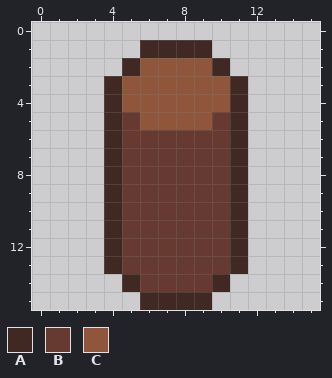
One commit to this pixel-art sprite: public/sprites/exhibit.png. Above is the file before it was changed.
The file is 16x16 pixels.
Palette (. is transparent): A #402823  B #663931  C #8f563b
Pixels before, first column x 4:
 1 ..AAAA..
 2 .ACCCCA.
 3 ACCCCCCA
 4 ACCCCCCA
 5 ABCCCCBA
 6 ABBBBBBA
 7 ABBBBBBA
 8 ABBBBBBA
 9 ABBBBBBA
10 ABBBBBBA
11 ABBBBBBA
12 ABBBBBBA
13 ABBBBBBA
14 .ABBBBA.
15 ..AAAA..
New version:
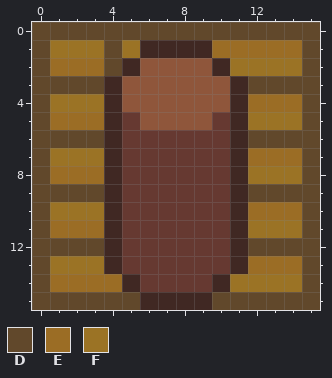
Colours new in this view: D #61482b  E #9b6d25  F #9b7325
Diff:
y 0: x 0..15 ................ -> DDDDDDDDDDDDDDDD
y 1: x 0..5 ...... -> DFFFDF; x 10..15 ...... -> EEEEED
y 2: x 0..4 ..... -> DEEED; x 11..15 ..... -> FFFFD
y 3: x 0..3 .... -> DDDD; x 12..15 .... -> DDDD
y 4: x 0..3 .... -> DFFF; x 12..15 .... -> EEED
y 5: x 0..3 .... -> DEEE; x 12..15 .... -> FFFD
y 6: x 0..3 .... -> DDDD; x 12..15 .... -> DDDD
y 7: x 0..3 .... -> DFFF; x 12..15 .... -> EEED
y 8: x 0..3 .... -> DEEE; x 12..15 .... -> FFFD
y 9: x 0..3 .... -> DDDD; x 12..15 .... -> DDDD
y 10: x 0..3 .... -> DFFF; x 12..15 .... -> EEED
y 11: x 0..3 .... -> DEEE; x 12..15 .... -> FFFD
y 12: x 0..3 .... -> DDDD; x 12..15 .... -> DDDD
y 13: x 0..3 .... -> DFFF; x 12..15 .... -> EEED
y 14: x 0..4 ..... -> DEEEE; x 11..15 ..... -> FFFFD
y 15: x 0..5 ...... -> DDDDDD; x 10..15 ...... -> DDDDDD
Changed places in both pictures, as pixel boxes (x1, y1, x2, y2):
added: (32, 22, 320, 310)
